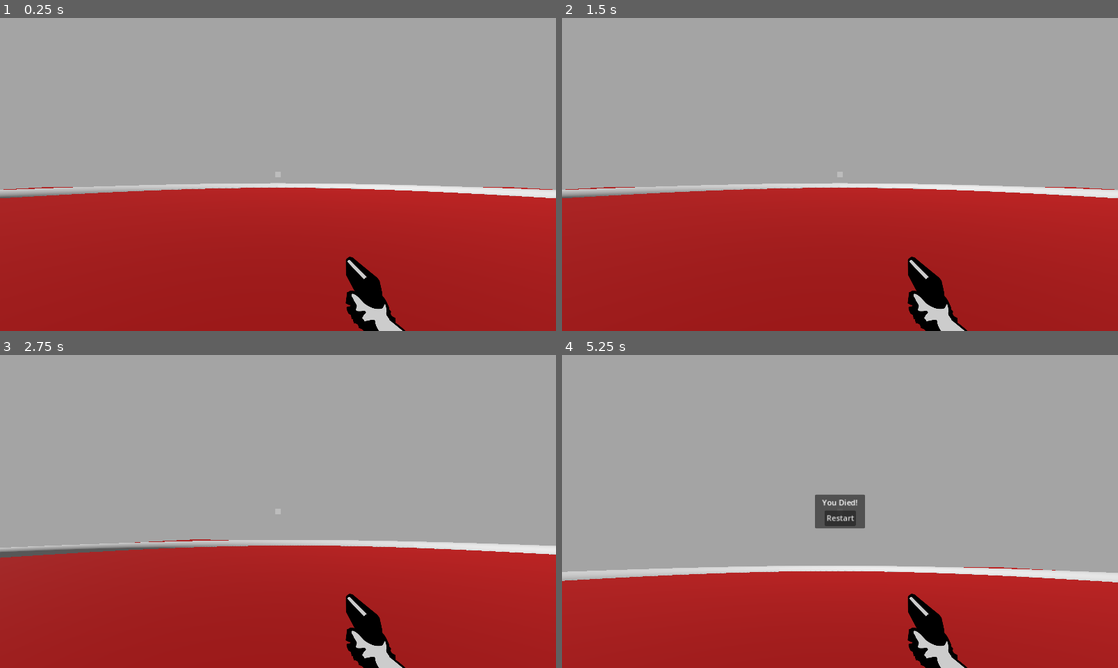
Above: before the commit, frames 1-4 (two rows, left to right).
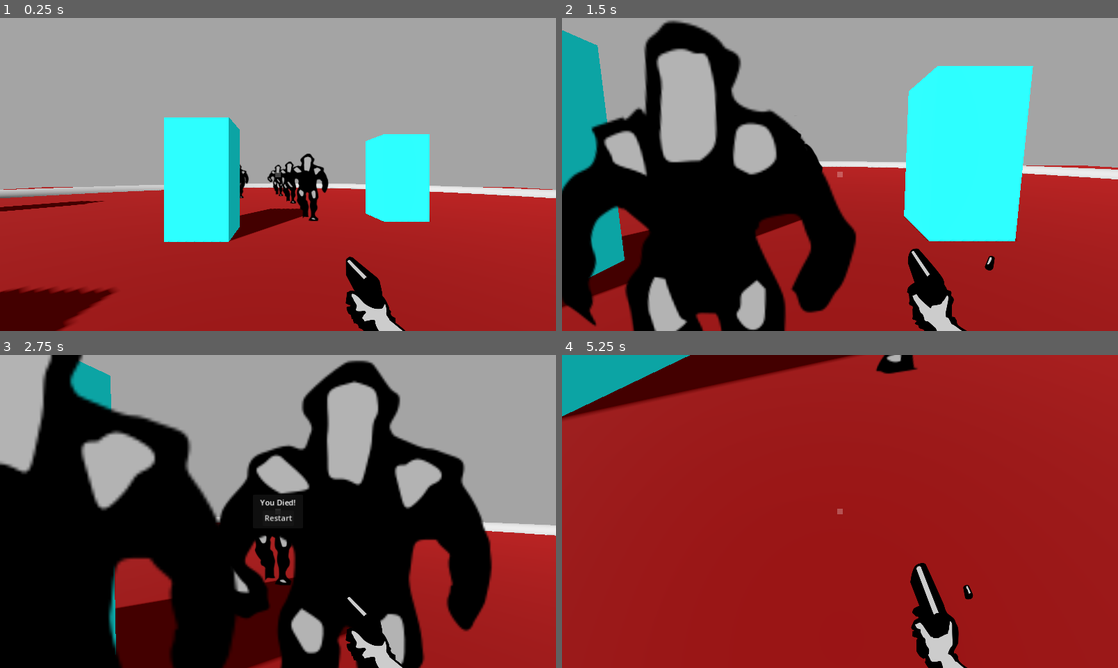
Above: after the commit, the same moments.

Repository: RomainMendez/orbitalgamejam2024
Game: Godot game, scene res://world.tscn
The game is run twice, just before and just after one commit, with the same random seed, the same clock (stepped at 60 frames per second) and the same inputs.
Inputs (mouse positions are in pixels of both pictures, inside the frame that each line leads up to):
- Up to frame 1 (0.25 s): no input
- Up to frame 2 (1.5 s): move the mouse to (867, 174) at 0.52 s; hold W (move_forwards) 0.53-1.25 s; click (867, 174) at 0.6 s; click (840, 180) at 1.25 s, where only the run before the commit has a clickable "Restart"
- Up to frame 3 (2.75 s): move the mouse to (250, 511) at 2.02 s; hold W (move_forwards) from 2.03 s (still down); click (250, 511) at 2.1 s
- Up to frame 4 (5.25 s): release W (move_forwards) at 2.75 s; click (840, 517) at 2.75 s, where only the run after the commit has a clickable "Restart"; click (840, 517) at 3.5 s, where only the run before the commit has a clickable "Restart"; move the mouse to (851, 505) at 4.27 s; hold W (move_forwards) from 4.28 s (still down); click (851, 505) at 4.35 s; move the mouse to (812, 574) at 5.02 s; click (812, 574) at 5.1 s

The runs differ from the first frame. In frame 1, 13% of the frame differs, in the area x 0-78%, y 31-100%; in frame 2, 47%; in frame 3, 57%; in frame 4, 75%, in the area x 0-100%, y 0-100%.

Commit message:
add health to player and decrease health when enemy hurts player

Diff:
--- a/projet_godot/enemy.gd
+++ b/projet_godot/enemy.gd
@@ -8,6 +8,9 @@
 
 @onready var player : CharacterBody3D = get_tree().get_first_node_in_group("player")
 var dead = false
+
+# damage per hit
+const damage: int = 1
 
 func _physics_process(delta):
 	if dead:
@@ -32,7 +35,7 @@
 	var query = PhysicsRayQueryParameters3D.create(global_position+eye_line, player.global_position+eye_line, 1)
 	var result = get_world_3d().direct_space_state.intersect_ray(query)
 	if result.is_empty():
-		player.kill()
+		player.hurt(damage)
 
 func kill():
 	dead = true
--- a/projet_godot/player.gd
+++ b/projet_godot/player.gd
@@ -10,6 +10,8 @@
 
 var can_shoot = true
 var dead = false
+
+var health_points: int = 100
 
 func _ready():
 	Input.mouse_mode = Input.MOUSE_MODE_CAPTURED
@@ -68,3 +70,12 @@
 	dead = true
 	$CanvasLayer/DeathScreen.show()
 	Input.mouse_mode = Input.MOUSE_MODE_VISIBLE
+
+func hurt(damage: int):
+	# no need to lower anymore
+	if health_points <= 0:
+		return
+	health_points -= damage
+	# print('player took damage! health points: ', health_points)
+	if health_points <= 0:
+		kill()
--- a/projet_godot/world.tscn
+++ b/projet_godot/world.tscn
@@ -37,7 +37,6 @@
 
 [node name="Block" type="MeshInstance3D" parent="Environment"]
 transform = Transform3D(1.44593, 0, 0, 0, 4.70178, 0, 0, 0, 1.32646, -5.02943, 0.429212, 4.0552)
-visible = false
 material_override = SubResource("StandardMaterial3D_54xf7")
 mesh = SubResource("BoxMesh_y2ikd")
 
@@ -58,7 +57,6 @@
 
 [node name="Block3" type="MeshInstance3D" parent="Environment"]
 transform = Transform3D(1.44593, 0, 0, 0, 4.70178, 0, 0, 0, 1.32646, 4.09057, 0.42921, -4.14337)
-visible = false
 material_override = SubResource("StandardMaterial3D_54xf7")
 mesh = SubResource("BoxMesh_y2ikd")
 
@@ -69,7 +67,6 @@
 
 [node name="Block4" type="MeshInstance3D" parent="Environment"]
 transform = Transform3D(1.44593, 0, 0, 0, 4.70178, 0, 0, 0, 1.32646, -12.6588, 0.42921, -4.92068)
-visible = false
 material_override = SubResource("StandardMaterial3D_54xf7")
 mesh = SubResource("BoxMesh_y2ikd")
 
@@ -80,7 +77,6 @@
 
 [node name="Block5" type="MeshInstance3D" parent="Environment"]
 transform = Transform3D(1.44593, 0, 0, 0, 4.70178, 0, 0, 0, 1.32646, -1.81955, 0.42921, -2.22079)
-visible = false
 material_override = SubResource("StandardMaterial3D_54xf7")
 mesh = SubResource("BoxMesh_y2ikd")
 
@@ -90,7 +86,6 @@
 shape = SubResource("ConcavePolygonShape3D_5lueg")
 
 [node name="MeshInstance3D" type="MeshInstance3D" parent="Environment"]
-visible = false
 
 [node name="ArenaLimits" type="CSGMesh3D" parent="Environment"]
 use_collision = true
@@ -108,20 +103,15 @@
 
 [node name="Enemy" parent="." instance=ExtResource("2_kofwd")]
 transform = Transform3D(1, 0, 0, 0, 1, 0, 0, 0, 1, 1, 0, -4)
-visible = false
 
 [node name="Enemy2" parent="." instance=ExtResource("2_kofwd")]
 transform = Transform3D(1, 0, 0, 0, 1, 0, 0, 0, 1, -2.14041, 0, -5.88845)
-visible = false
 
 [node name="Enemy3" parent="." instance=ExtResource("2_kofwd")]
 transform = Transform3D(1, 0, 0, 0, 1, 0, 0, 0, 1, 0.600635, 0, -7.98447)
-visible = false
 
 [node name="Enemy4" parent="." instance=ExtResource("2_kofwd")]
 transform = Transform3D(1, 0, 0, 0, 1, 0, 0, 0, 1, -2.61182, 0, -10.2664)
-visible = false
 
 [node name="Enemy5" parent="." instance=ExtResource("2_kofwd")]
 transform = Transform3D(1, 0, 0, 0, 1, 0, 0, 0, 1, -0.0119171, 0, -11.4769)
-visible = false
